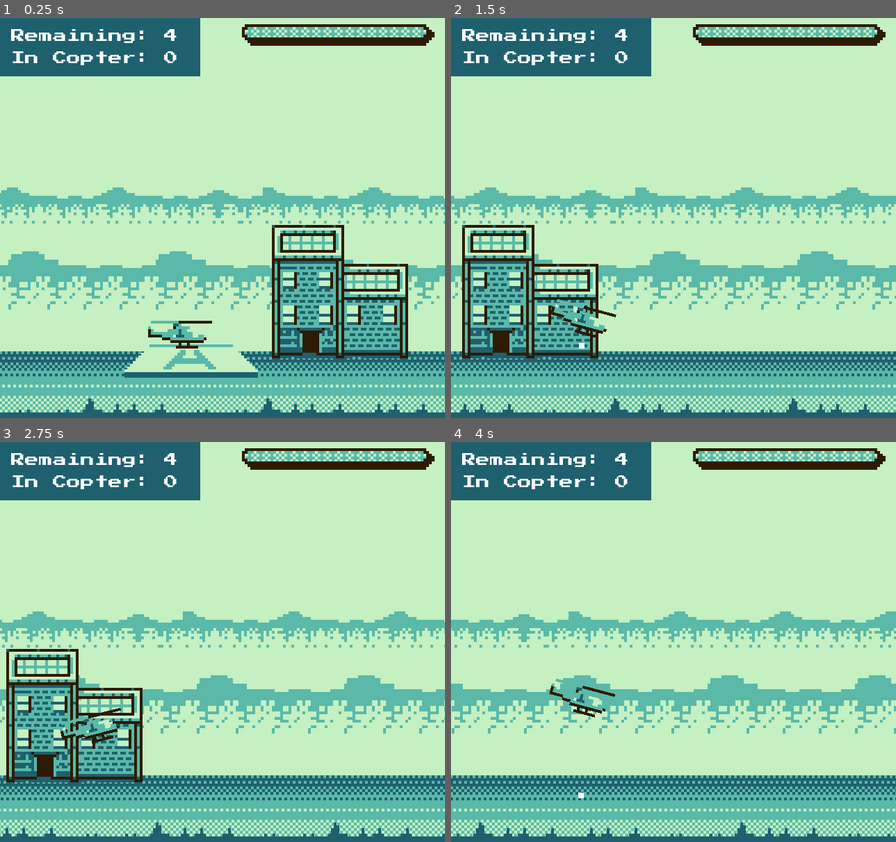
Above: before the commit, frames 1-4 (two rows, left to right).
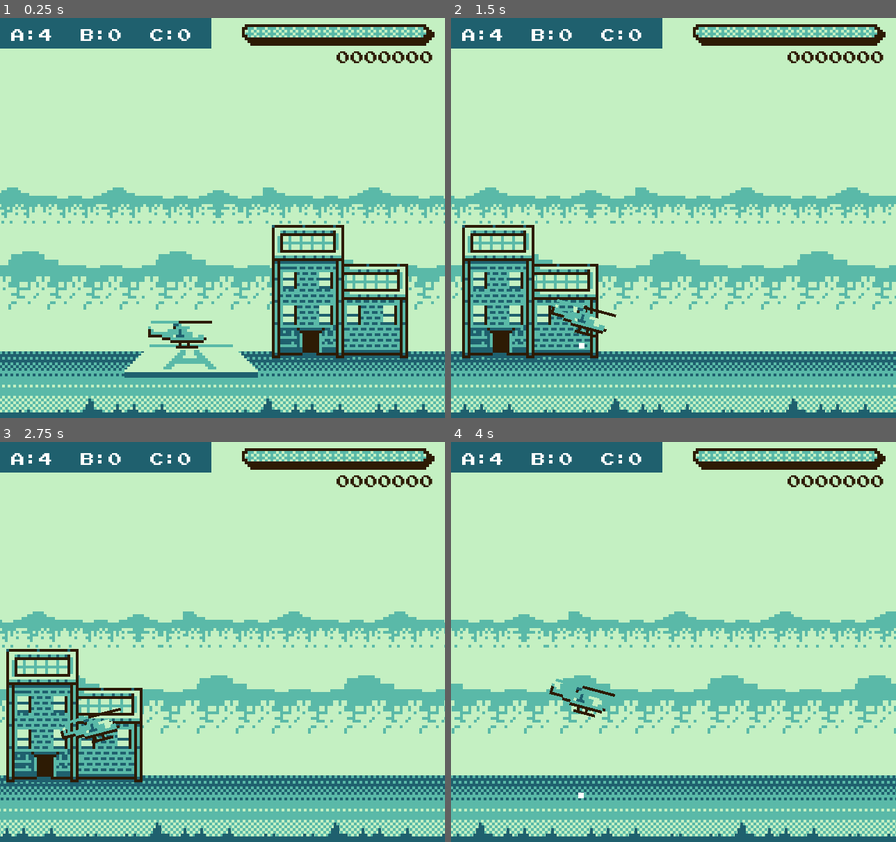
Above: after the commit, the same moments.

Repository: scottpetrovic/godot-choplifter-clone
Game: Godot game, scene res://Scenes/InGame.tscn
Two runs of this game, one before a commit and one after it. Both use one fixed random seed, a clock stepped at 60 frames per second and the inputs below.
Inputs:
- Up to frame 1 (0.25 s): no input
- Up to frame 2 (1.5 s): hold Right (ui_right) from 0.53 s (still down); tap Space (shoot) at 0.6, 1.35 s; tap Up (ui_up) at 0.77 s
- Up to frame 3 (2.75 s): tap Up (ui_up) at 1.52 s; release Right (ui_right) at 2.03 s; hold Left (ui_left) from 2.03 s (still down); tap Space (shoot) at 2.1 s
- Up to frame 4 (4 s): release Left (ui_left) at 2.78 s; hold Right (ui_right) from 2.78 s (still down); tap Space (shoot) at 2.85, 3.6 s; tap Up (ui_up) at 3.02, 3.77 s

The runs differ from the first frame. In frame 1, 4.2% of the frame differs, in the area x 0-98%, y 0-15%; in frame 2, 4.2%; in frame 3, 4.2%; in frame 4, 4.2%.

Commit message:
Add scoring for destroying enemy and rescuing prisoners

Diff:
--- a/GUI/basic_gui_info.gd
+++ b/GUI/basic_gui_info.gd
@@ -3,5 +3,6 @@
 
 # Called every frame. 'delta' is the elapsed time since the previous frame.
 func _process(delta: float) -> void:
-	text = "Remaining: " + str(Constants.level_total_remaining_prisoners) + '\n'
-	text += "In Copter: " + str(Constants.player_reference.prisoners_in_helicopter)
+	text = "A:" + str(Constants.level_total_remaining_prisoners)
+	text += "  B:" + str(Constants.player_reference.prisoners_in_helicopter)
+	text += "  C:" + str(Constants.level_total_prisoners_saved)
--- /dev/null
+++ b/GUI/level_score.gd
@@ -0,0 +1,5 @@
+extends Label
+
+
+func _process(delta: float) -> void:
+	text = str(Constants.level_score).pad_zeros(7)
--- a/Globals/Constants.gd
+++ b/Globals/Constants.gd
@@ -17,10 +17,11 @@
 var level_total_remaining_prisoners: int = 0
 var level_total_prisoners_saved: int = 0
 
+var level_score: int = 0
+
 func prisoner_captured() -> void:
 	level_total_remaining_prisoners -= 1
 	player_reference.prisoners_in_helicopter += 1
-
 
 
 func _process(delta: float) -> void:
--- a/Objects/BasicAAEnemy/basic_aa_enemy.gd
+++ b/Objects/BasicAAEnemy/basic_aa_enemy.gd
@@ -9,7 +9,6 @@
 
 var health: int = 3
 
-
 func _ready() -> void:
 	area_entered.connect(_area_enter)
 
@@ -18,9 +17,9 @@
 		health -= 1
 
 		# enemy death
-		# TODO: give player points for this?
 		# TODO: create explosion effect
 		if health <= 0:
+			Constants.level_score += 20
 			queue_free()
 
 func _process(delta: float) -> void:
--- a/Objects/HomeBase/home_base.gd
+++ b/Objects/HomeBase/home_base.gd
@@ -33,6 +33,7 @@
 func _door_enter(_area: Area2D) -> void:
 	if _area.is_in_group("Prisoner"):
 		Constants.level_total_prisoners_saved += 1
+		Constants.level_score += 20 # points for bringing prisoner back
 		_area.queue_free()
 
 func _helipad_enter(body: Node2D) -> void:
--- a/Scenes/InGame.tscn
+++ b/Scenes/InGame.tscn
@@ -18,6 +18,7 @@
 [ext_resource type="Texture2D" uid="uid://ltqfvn4u5tfx" path="res://GUI/health bar/health-container.png" id="14_ewlpw"]
 [ext_resource type="Texture2D" uid="uid://c7iqs81mtye7m" path="res://GUI/health bar/health-bar.png" id="14_o42fi"]
 [ext_resource type="Texture2D" uid="uid://b06bkgyf4i6oe" path="res://Environment/bg-parallax-2.png" id="15_ravql"]
+[ext_resource type="Script" path="res://GUI/level_score.gd" id="16_bf1n3"]
 [ext_resource type="Texture2D" uid="uid://ckejv6r0mc53w" path="res://Environment/bg-parallax-3.png" id="16_nb7ei"]
 [ext_resource type="Texture2D" uid="uid://b6ptn0dsut3hp" path="res://Environment/bg-parallax-4.png" id="17_y4y5a"]
 [ext_resource type="PackedScene" uid="uid://dfrjxjsajl6ho" path="res://Objects/Prisoner/prisoner.tscn" id="19_2fi0f"]
@@ -75,8 +76,8 @@
 [node name="ColorRect" type="ColorRect" parent="GUI"]
 anchors_preset = 10
 anchor_right = 1.0
-offset_right = -88.0
-offset_bottom = 21.0
+offset_right = -84.0
+offset_bottom = 11.0
 grow_horizontal = 2
 color = Color(0.121569, 0.376471, 0.431373, 1)
 
@@ -84,8 +85,8 @@
 texture_filter = 1
 offset_left = 4.0
 offset_top = 4.0
-offset_right = 61.0
-offset_bottom = 16.0
+offset_right = 72.0
+offset_bottom = 9.0
 theme = ExtResource("10_gufnw")
 text = "123"
 script = ExtResource("10_nwxal")
@@ -135,6 +136,17 @@
 patch_margin_right = 7
 patch_margin_bottom = 6
 
+[node name="Score" type="Label" parent="GUI"]
+texture_filter = 1
+offset_left = 116.0
+offset_top = 12.0
+offset_right = 156.0
+offset_bottom = 17.0
+theme_override_colors/font_color = Color(0.176471, 0.105882, 0.0156863, 1)
+text = "000234"
+horizontal_alignment = 2
+script = ExtResource("16_bf1n3")
+
 [node name="BasicAAEnemy" parent="." instance=ExtResource("12_gu644")]
 position = Vector2(154, 119)
 
Not shown: 1 places in Scenes/InGame.tscn that only renumber resources
